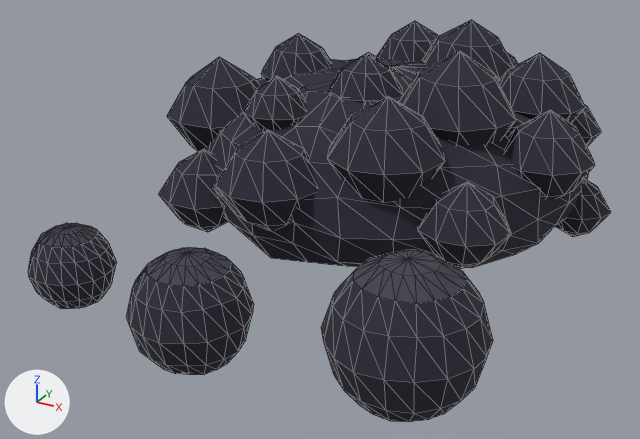
One commit to the glTF model public/ingredients/poppyseed.glb: the scene before it, then after it.
Rendered twice from a 50 mm camera at (0.993, -2.121, 1.026) aimed at (-0.056, -0.213, 0.072). Arrows for +X, +Y and +Z are at lower left; the lights stay in place. The older version comes first. Mesh edges are drawn as thin lines. Where no turn or scale is listed for an object, it has been applied to the vertices. Vertices at exactly the same position are counted once.
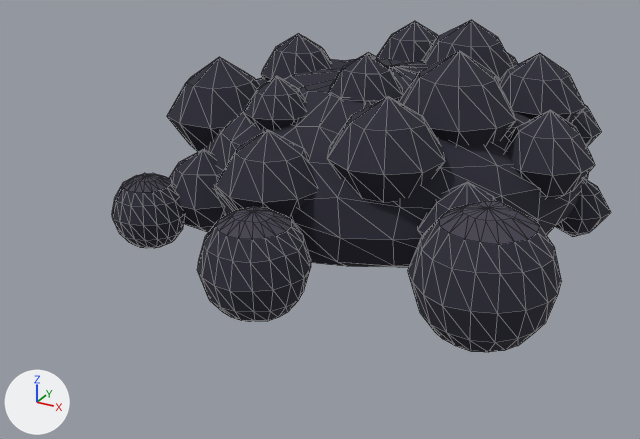
Where the change shows, as pixel boxes [x1, y1, x2, y2] in the pictures (640 x 439 px; the box of a moved part takes in the faces that stretch with it):
'Mesh_0', reshaped (14% narrower, 17% shorter): before [28, 20, 611, 422]; after [112, 20, 611, 352]
'Mesh_1', reshaped (11% shorter): before [40, 223, 467, 304]; after [123, 173, 540, 245]
part 1 of me_mesh_0, moved or reshaped: before [28, 230, 117, 309]; after [112, 179, 185, 248]
part 2 of me_mesh_0, moved or reshaped: before [126, 262, 254, 375]; after [197, 221, 311, 322]
part 3 of me_mesh_0, moved or reshaped: before [321, 268, 493, 422]; after [408, 216, 561, 352]
part 4 of me_mesh_1, moved or reshaped: before [40, 223, 97, 247]; after [123, 173, 172, 193]
part 5 of me_mesh_1, moved or reshaped: before [147, 247, 231, 286]; after [216, 207, 292, 239]
part 6 of me_mesh_1, moved or reshaped: before [353, 250, 467, 304]; after [439, 201, 540, 245]

The edits, one by one:
me_mesh_0 is used by ob_mesh_0; location (0.0, 0.0, 0.0).
me_mesh_0 had 1150 vertices, 2132 faces and spanned x -0.68..0.62, y -0.99..0.8, z 0.0..0.54.
me_mesh_0 now has 1150 vertices, 2132 faces and spans x -0.68..0.65, y -0.75..0.8, z 0.0..0.54.
me_mesh_0 part 1: the loose piece of 109 vertices spanning x -0.5..-0.3, y -0.88..-0.68, z 0.0..0.18 is moved by (-0.05, 0.34, 0.0).
me_mesh_0 part 2: the loose piece of 109 vertices spanning x -0.13..0.13, y -0.99..-0.73, z 0.0..0.23 is moved by (0.0, 0.24, 0.0).
me_mesh_0 part 3: the loose piece of 109 vertices spanning x 0.28..0.6, y -0.94..-0.62, z 0.0..0.28 is moved by (0.05, 0.3, 0.0).
me_mesh_1 is used by ob_mesh_1; location (0.0, 0.0, 0.0).
me_mesh_1 had 111 vertices, 162 faces and spanned x -0.464..0.544, y -0.942..-0.677, z 0.176..0.316.
me_mesh_1 now has 111 vertices, 162 faces and spans x -0.514..0.592, y -0.702..-0.373, z 0.176..0.316.
me_mesh_1 part 4: the loose piece of 37 vertices spanning x -0.464..-0.335, y -0.845..-0.717, z 0.176..0.2 is moved by (-0.05, 0.344, 0.0).
me_mesh_1 part 5: the loose piece of 37 vertices spanning x -0.081..0.085, y -0.942..-0.777, z 0.228..0.262 is moved by (0.0, 0.24, 0.0).
me_mesh_1 part 6: the loose piece of 37 vertices spanning x 0.34..0.544, y -0.881..-0.677, z 0.279..0.316 is moved by (0.049, 0.298, 0.0).
